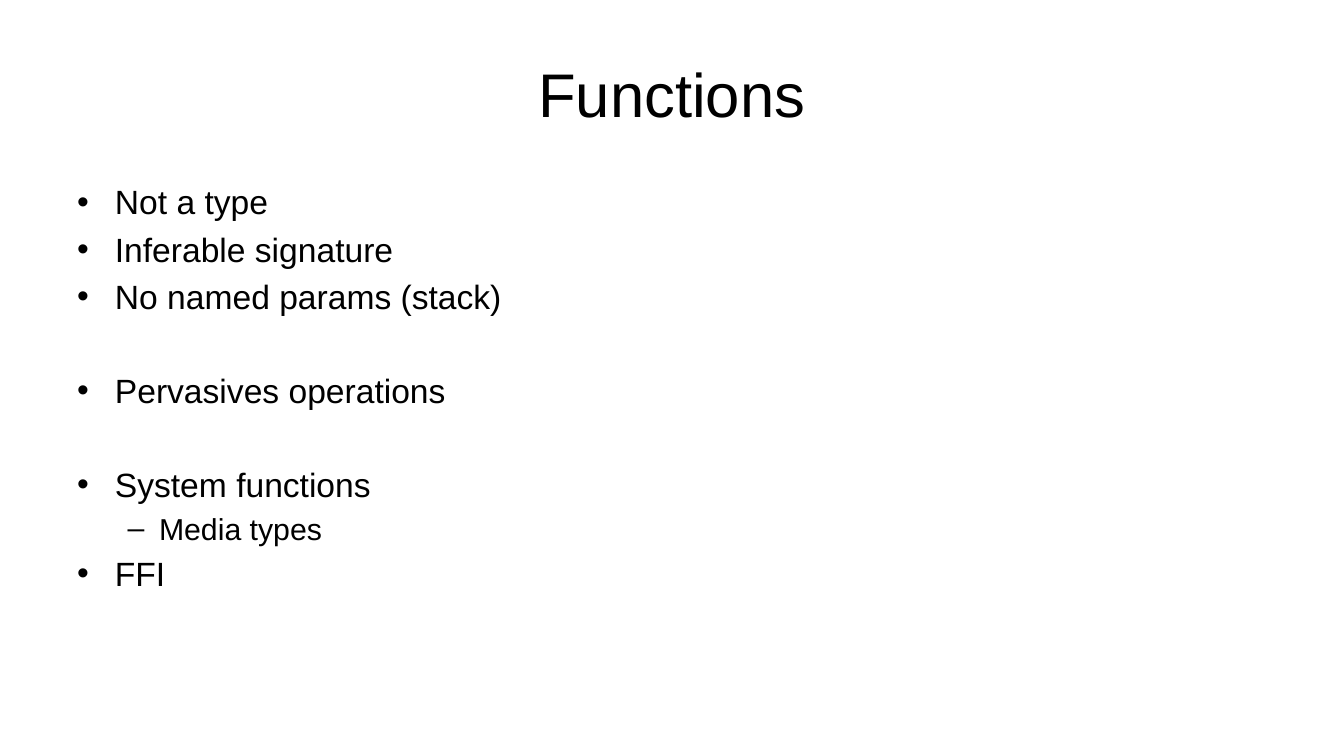
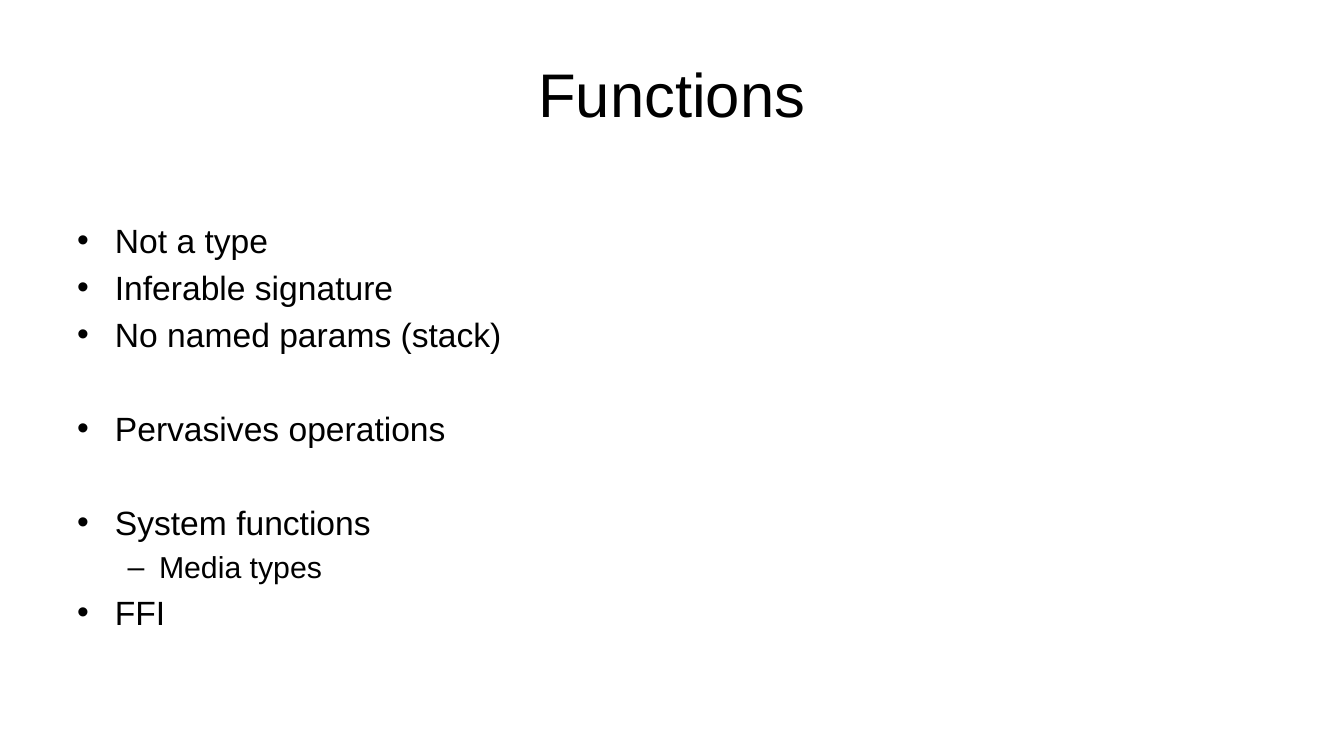
Before and after one commit to IEscher/PLM_uiua, a slide deck: slide 7 of documents/Presentation.pptx (slide 6 before the commit). Drawn at 1344x756 pixels with LibreOffice and Linux fonts; fonts in the diff are those of the drawing. Boxes give left, top, right and bottom in pixels: in the first picture for what was removed or moved away, otherwise in the second. Text is boxed around its words. In the diff, an @@ line names an element or a change of style, - is before the commit and + after.

```diff
--- a/documents/Presentation.pptx
+++ b/documents/Presentation.pptx
@@ text "Not a type" at (115,230,502,625): vertical alignment top to middle @@
```
Also in this commit, not shown: 4 other slides changed, 1 slide added, 9 other files.
